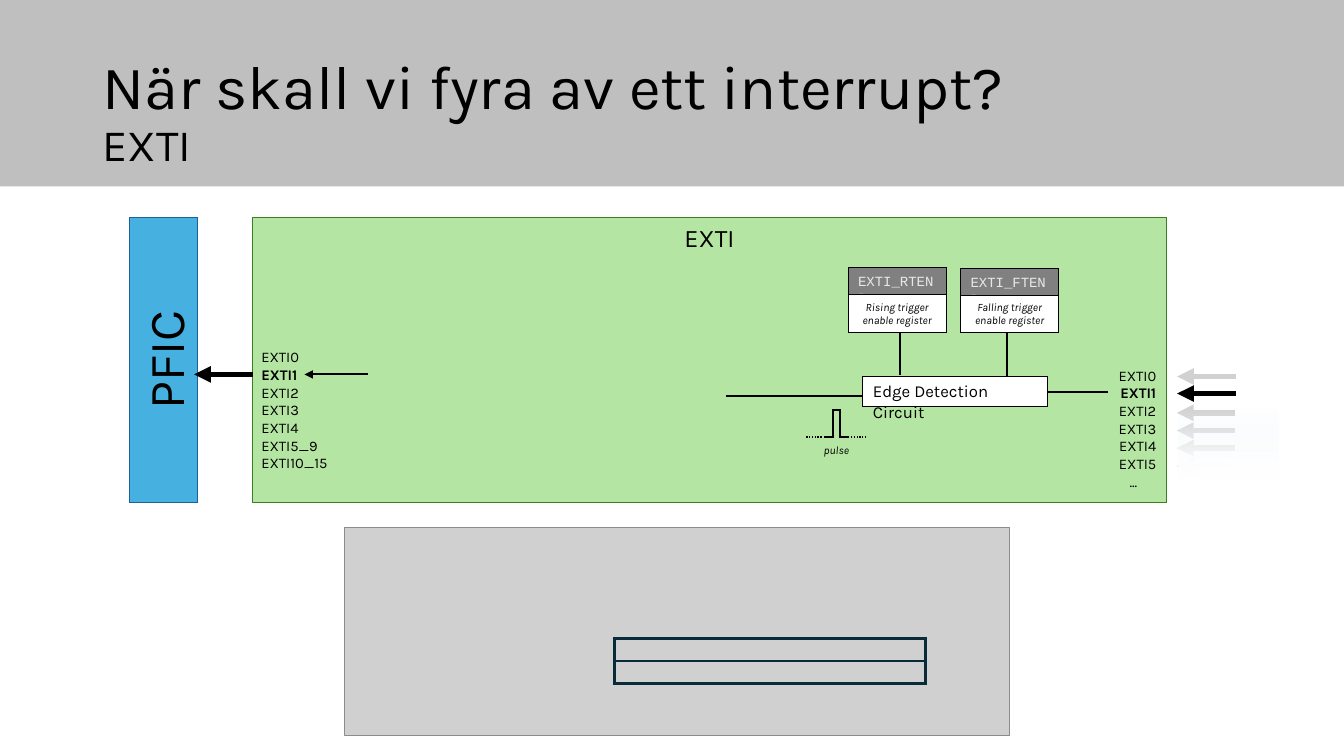
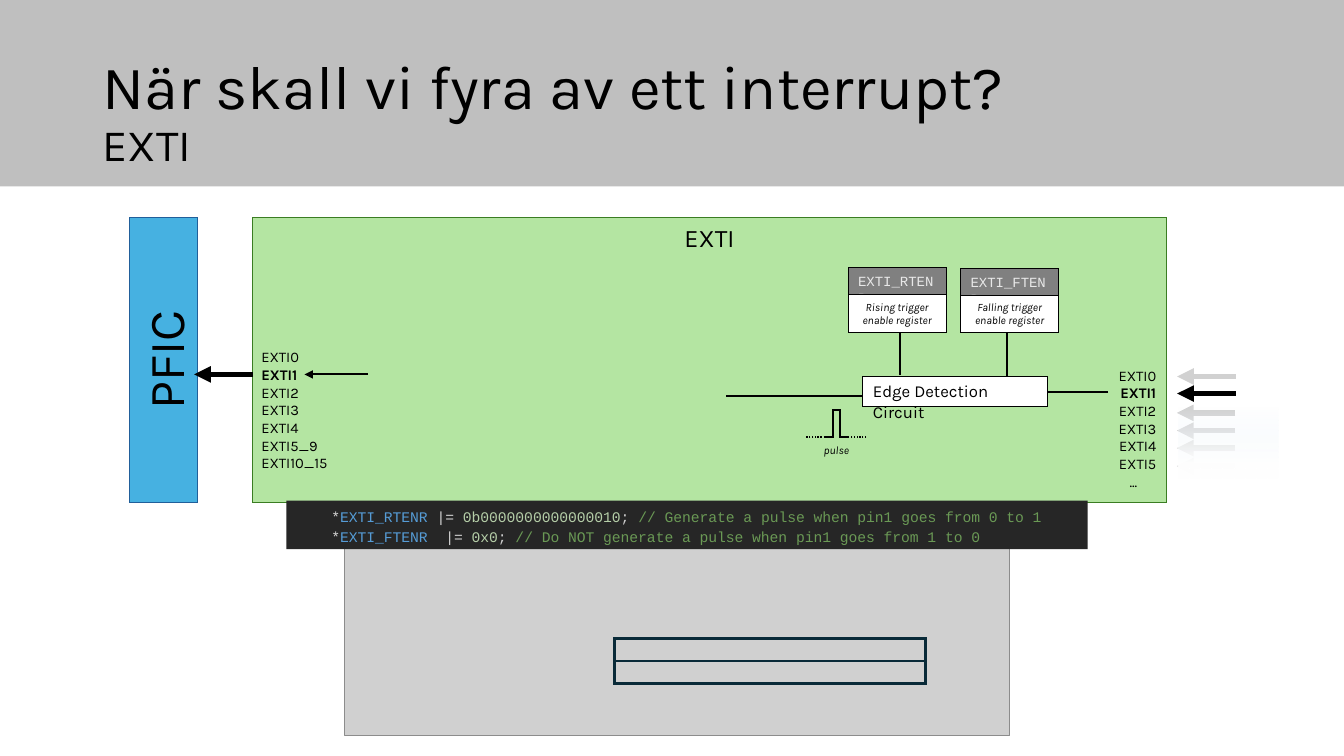
Before and after one commit to elias-at-chalmers/mop-lecture_notes-mirror, a slide deck: slide 26 of slides/lecture09_external_interrupts.pptx (slide 22 before the commit). Drawn at 1344x756 pixels with LibreOffice and Linux fonts; fonts in the diff are those of the drawing; grey boxes stand for pictures. Boxes give left, top, right and bottom in pixels: in the first picture for what was removed or moved away, otherwise in the second. Text is boxed around its words. In the diff, an @@ line names an element or a change of style, - is before the commit and + after.

```diff
--- a/slides/lecture09_external_interrupts.pptx
+++ b/slides/lecture09_external_interrupts.pptx
@@ rectangle added at (286, 501, 1088, 549), fill #262626, 10.5 pt, text #6A9955 @@
+*EXTI_RTENR |= 0b0000000000000010; // Generate a pulse when pin1 goes from 0 to 1
+*EXTI_FTENR |= 0x0; // Do NOT generate a pulse when pin1 goes from 1 to 0
```
Also in this commit, not shown: 2 other slides changed, 7 slides added.
